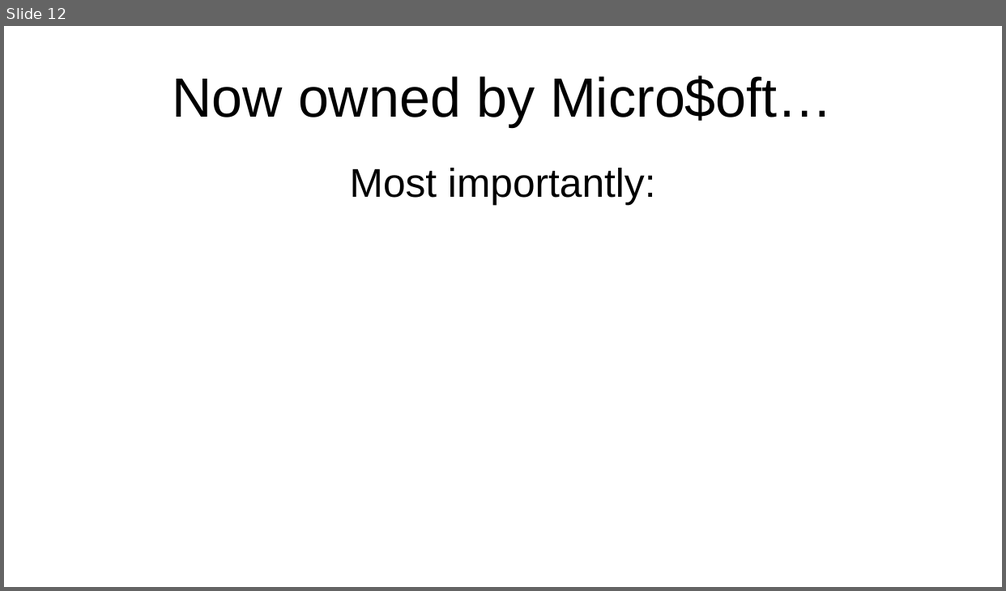
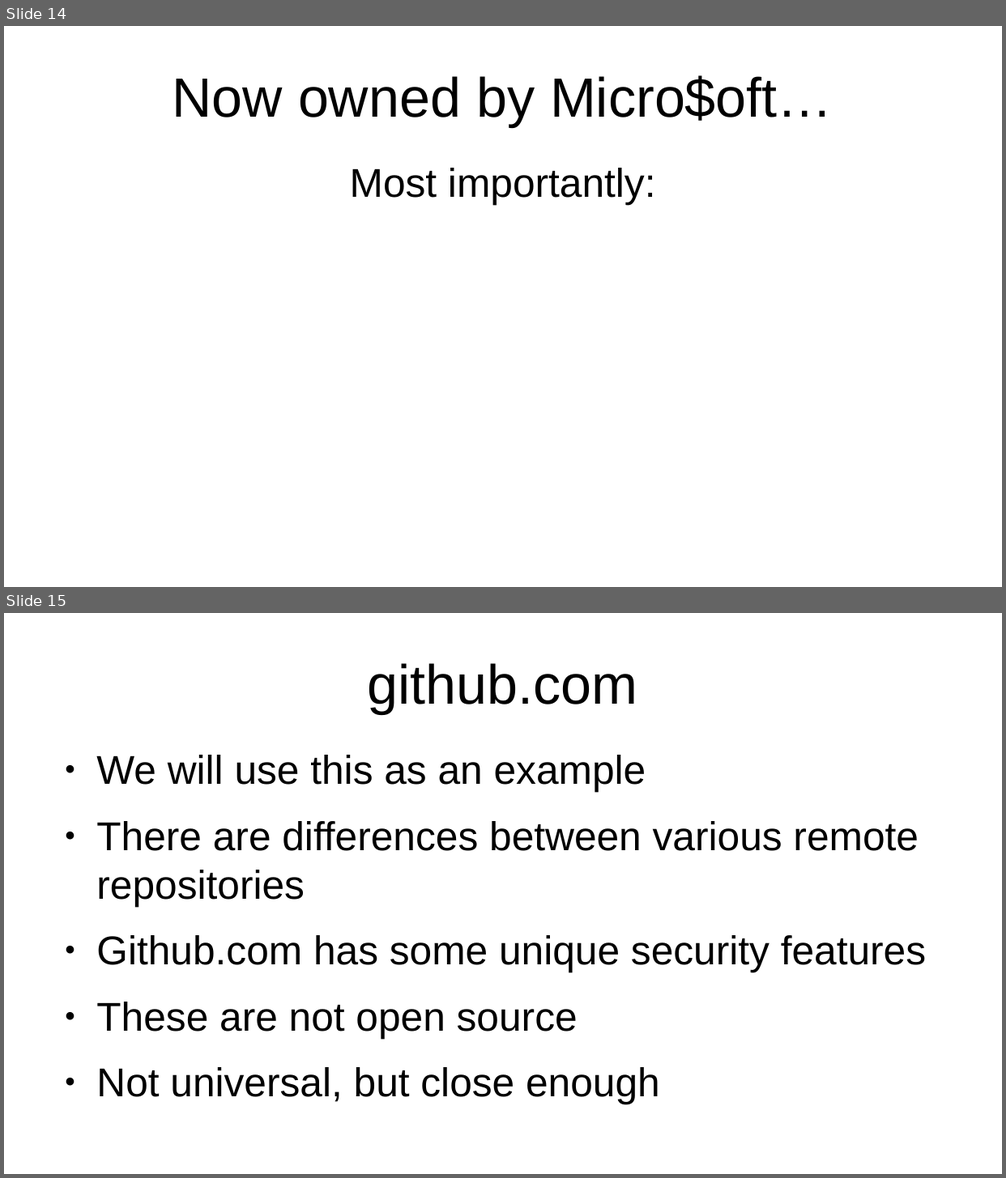
Before and after one commit to flintiii/TenStatementGit, a slide deck: vm_workshop_presentation.odp. Shown one above the other, each under a label of ours: slide 12 before the commit, slides 14 and 15 after it. The pictures are 1006x591 and 1006x1178 pixels, drawn with LibreOffice and Linux fonts; fonts in the diff are those of the drawing. Boxes give left, top, right and bottom in pixels: in the first picture for what was removed or moved away, otherwise in the second. Text is boxed around its words. In the diff, an @@ line names an element or a change of style, - is before the commit and + after.

```diff
--- a/vm_workshop_presentation.odp
+++ b/vm_workshop_presentation.odp
@@ slide 15 added at bbox=[4, 613, 1002, 1174], background #FFFFFF @@
@@ title added at bbox=[368, 663, 638, 714], 44 pt, text #000000 @@
+github.com
@@ text added at bbox=[96, 755, 926, 1105], 32 pt, text #000000 @@
+● We will use this as an example
+● There are differences between various remote repositories
+● Github.com has some unique security features
+● These are not open source
+● Not universal, but close enough
@@ what was slide 12 is now slide 14 @@
```
Also in this commit, not shown: 4 slides changed, 12 other slides added, 12 slides removed.
